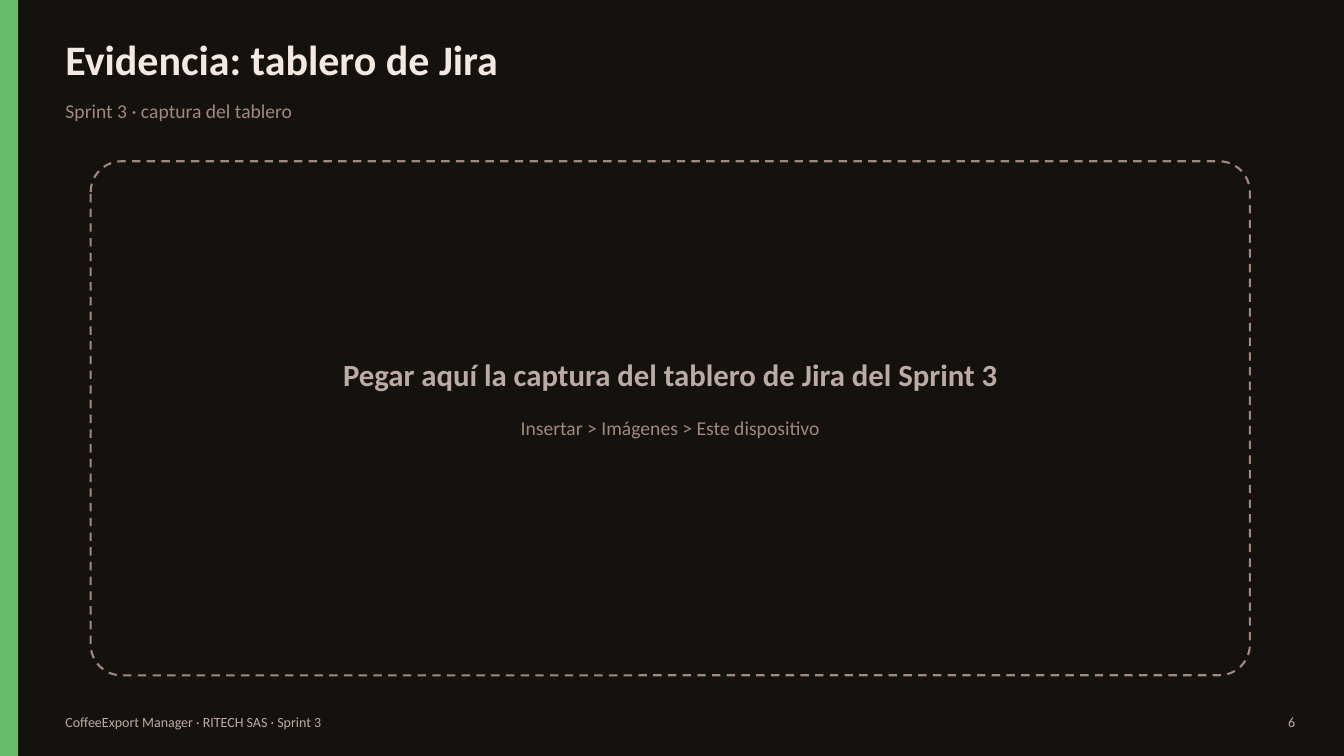
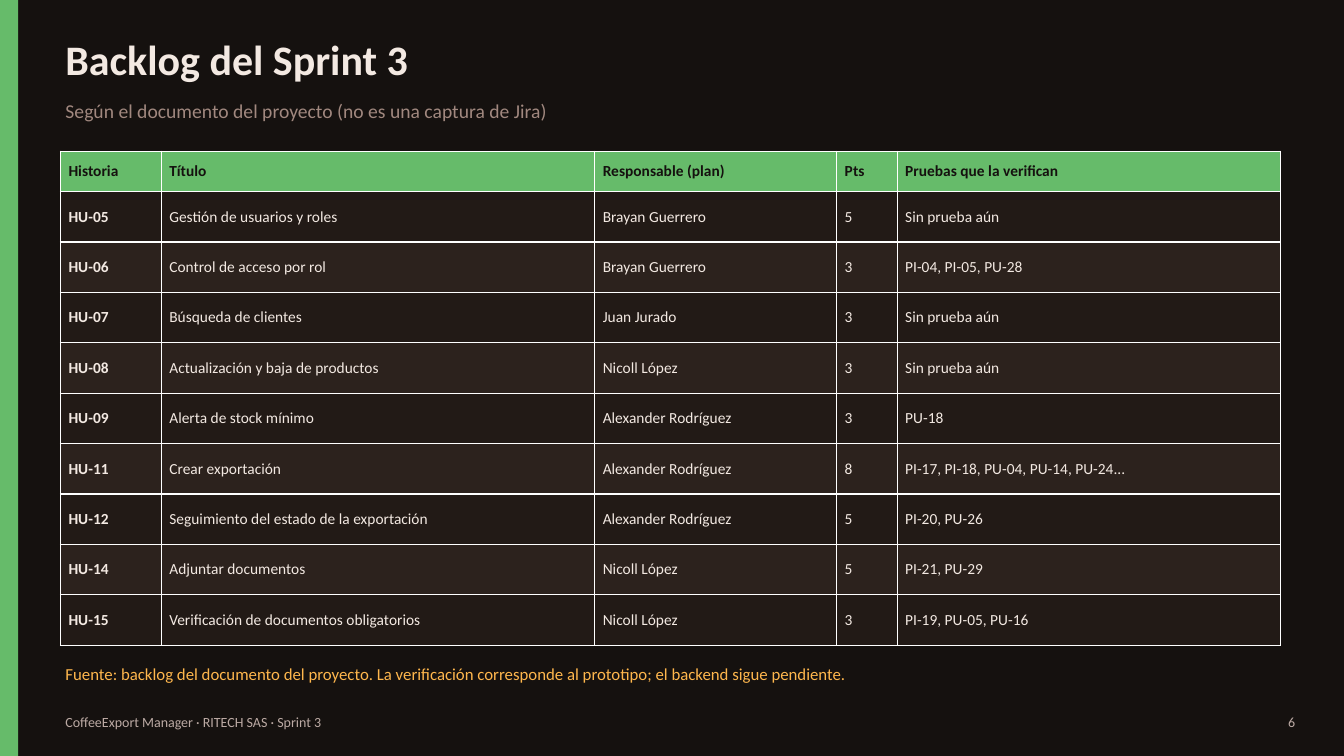
Before and after one commit to brayanckr/Proyecto-Calidad-de-software, a slide deck: slide 6 of docs/sprint3/CoffeeExport_Manager_Sprint3.pptx. Drawn at 1344x756 pixels with LibreOffice and Linux fonts; fonts in the diff are those of the drawing. Boxes give left, top, right and bottom in pixels: in the first picture for what was removed or moved away, otherwise in the second. Text is boxed around its words. In the diff, an @@ line names an element or a change of style, - is before the commit and + after.

Commit message:
Sprint 3: backlog en lugar de captura de Jira y responsabilidades por módulo
La presentación muestra el backlog del Sprint 3 según el documento del proyecto (rotulado
como tal) y la responsabilidad asignada a cada integrante, sin marcadores pendientes.

```diff
--- a/docs/sprint3/CoffeeExport_Manager_Sprint3.pptx
+++ b/docs/sprint3/CoffeeExport_Manager_Sprint3.pptx
@@ text at (x1=65, y1=45, x2=408, y2=82): text changed @@
-Evidencia: tablero de Jira
+Backlog del Sprint 3
@@ text at (x1=65, y1=104, x2=547, y2=122): text changed @@
-Sprint 3 · captura del tablero
+Según el documento del proyecto (no es una captura de Jira)
@@ table added at (x1=60, y1=151, x2=1280, y2=645), 10 rows, 5 columns @@
+Historia | Título | Responsable (plan) | Pts | Pruebas que la verifican
+HU-05 | Gestión de usuarios y roles | Brayan Guerrero | 5 | Sin prueba aún
+HU-06 | Control de acceso por rol | Brayan Guerrero | 3 | PI-04, PI-05, PU-28
+HU-07 | Búsqueda de clientes | Juan Jurado | 3 | Sin prueba aún
+HU-08 | Actualización y baja de productos | Nicoll López | 3 | Sin prueba aún
+HU-09 | Alerta de stock mínimo | Alexander Rodríguez | 3 | PU-18
+HU-11 | Crear exportación | Alexander Rodríguez | 8 | PI-17, PI-18, PU-04, PU-14, PU-24...
+HU-12 | Seguimiento del estado de la exportación | Alexander Rodríguez | 5 | PI-20, PU-26
+HU-14 | Adjuntar documentos | Nicoll López | 5 | PI-21, PU-29
+HU-15 | Verificación de documentos obligatorios | Nicoll López | 3 | PI-19, PU-05, PU-16
@@ rounded rectangle removed at (x1=91, y1=161, x2=1250, y2=676) @@
@@ text removed at (x1=343, y1=364, x2=998, y2=391) @@
-Pegar aquí la captura del tablero de Jira del Sprint 3
@@ text removed at (x1=521, y1=421, x2=819, y2=439) @@
-Insertar > Imágenes > Este dispositivo
@@ text added at (x1=65, y1=668, x2=846, y2=683), 12 pt, text #FFB74D @@
+Fuente: backlog del documento del proyecto. La verificación corresponde al prototipo; el backend sigue pendiente.
```
Also in this commit, not shown: 3 other slides changed, 1 other file.
